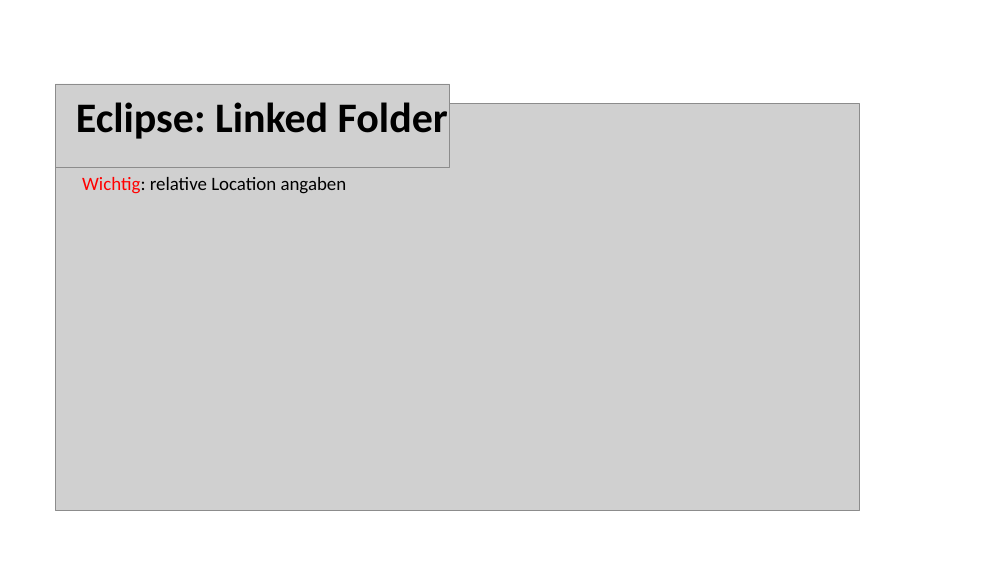
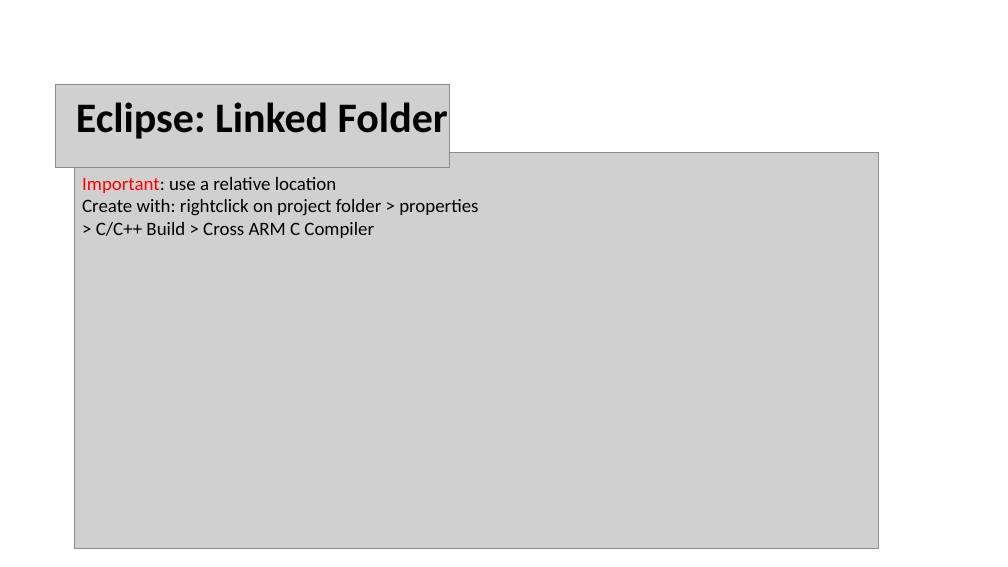
Before and after one commit to eiswasser/Sumobotic, a slide deck: slide 7 of Recap.pptx. Drawn at 1008x567 pixels with LibreOffice and Linux fonts; fonts in the diff are those of the drawing; grey boxes stand for pictures. Boxes give left, top, right and bottom in pixels: in the first picture for what was removed or moved away, otherwise in the second. Text is boxed around its words. In the diff, an @@ line names an element or a change of style, - is before the commit and + after.

```diff
--- a/Recap.pptx
+++ b/Recap.pptx
@@ picture: place and size @@
-picture at bbox=[55, 104, 859, 510]
+picture at bbox=[75, 152, 879, 547]
@@ text at bbox=[82, 177, 478, 238]: text changed @@
-Wichtig: relative Location angaben
+Important: use a relative location
+Create with: rightclick on project folder > properties
+> C/C++ Build > Cross ARM C Compiler
```
Also in this commit, not shown: 4 other slides changed, 2 slides added, 1 slide removed.
